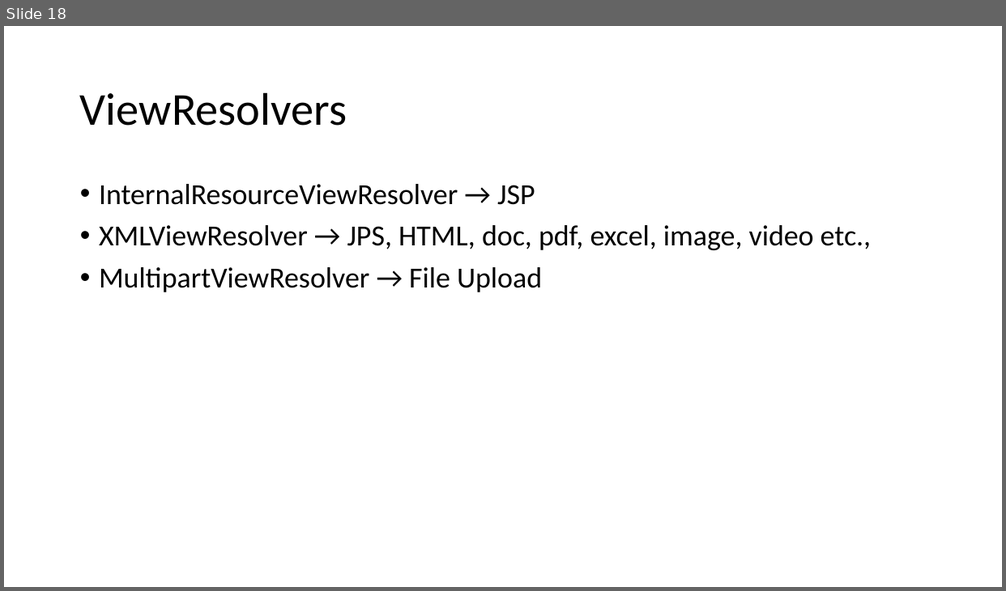
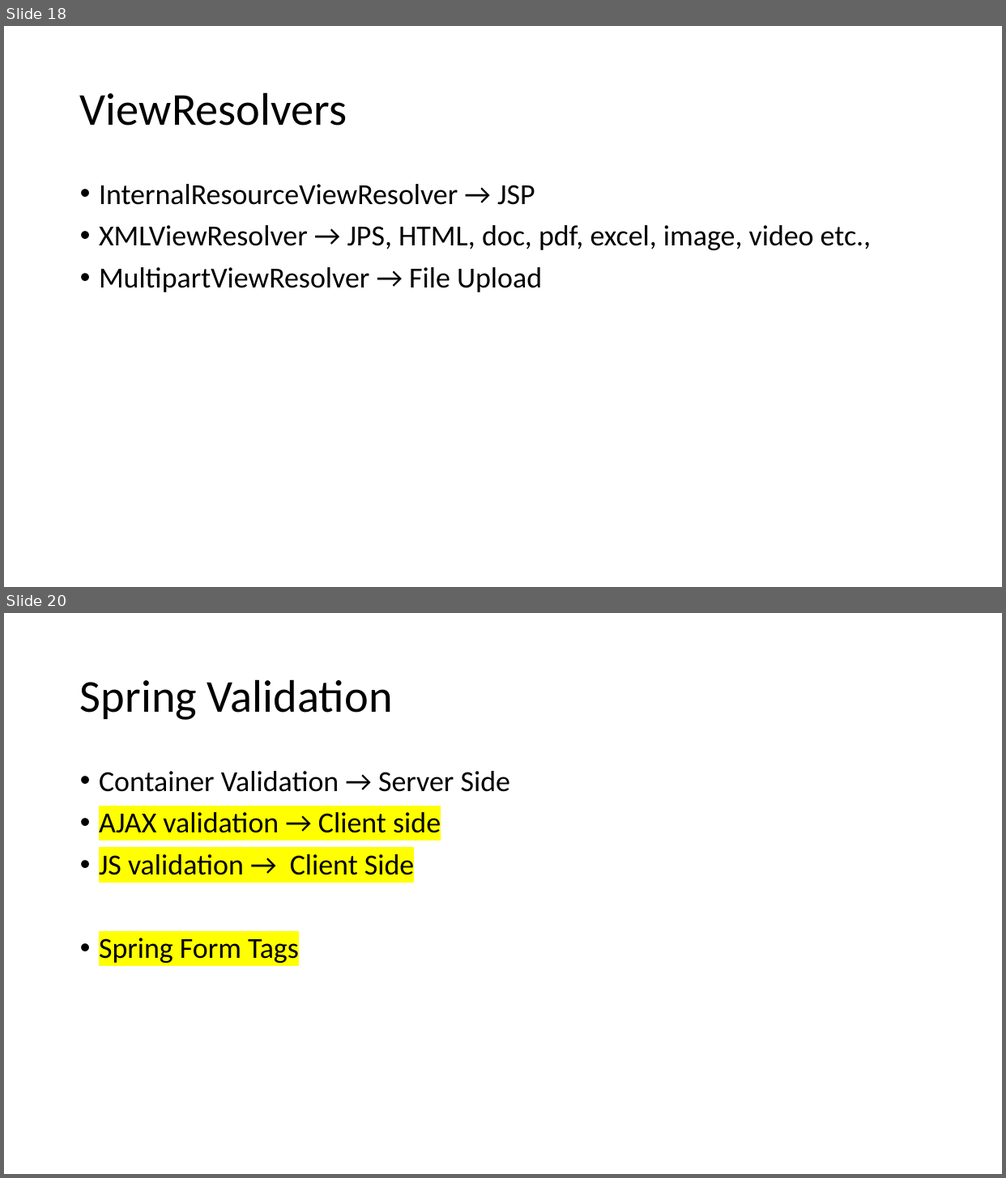
Before and after one commit to sharmilasimhadri/pod_trg, a slide deck: notes.pptx. Shown one above the other, each under a label of ours: slide 18 before the commit, slides 18 and 20 after it; the slides between them are not shown. The pictures are 1006x591 and 1006x1178 pixels, drawn with LibreOffice and Linux fonts; fonts in the diff are those of the drawing. Boxes give left, top, right and bottom in pixels: in the first picture for what was removed or moved away, otherwise in the second. Text is boxed around its words. In the diff, an @@ line names an element or a change of style, - is before the commit and + after.

```diff
--- a/notes.pptx
+++ b/notes.pptx
@@ slide 20 added at [4, 613, 1002, 1174], background #FFFFFF @@
@@ title added at [80, 679, 393, 720], 44 pt, text #000000 @@
+Spring Validation
@@ text added at [99, 771, 510, 963], 28 pt, text #000000 @@
+• Container Validation → Server Side
+• AJAX validation → Client side
+• JS validation → Client Side
+• Spring Form Tags
```
Also in this commit, not shown: 2 slides changed, 13 other slides added, 1 other file.
